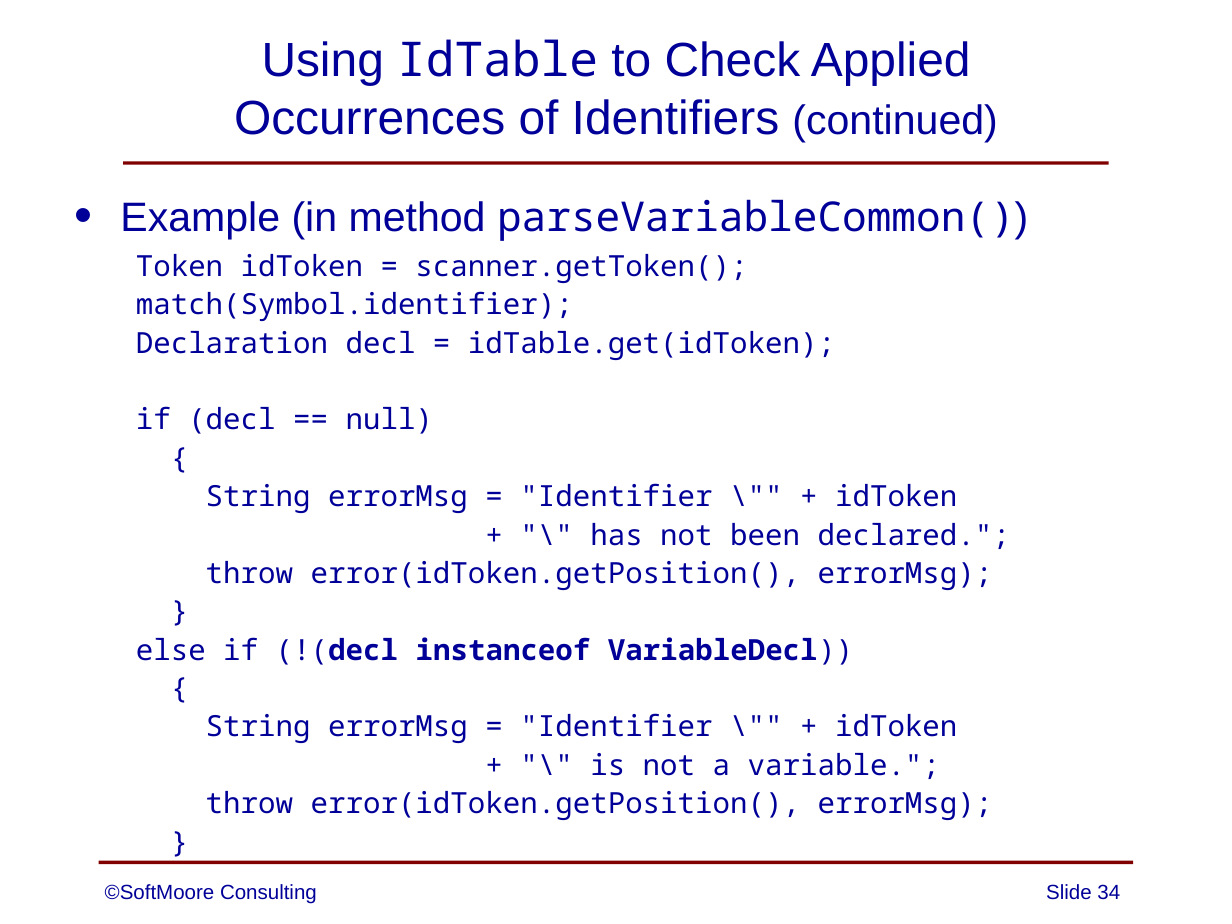
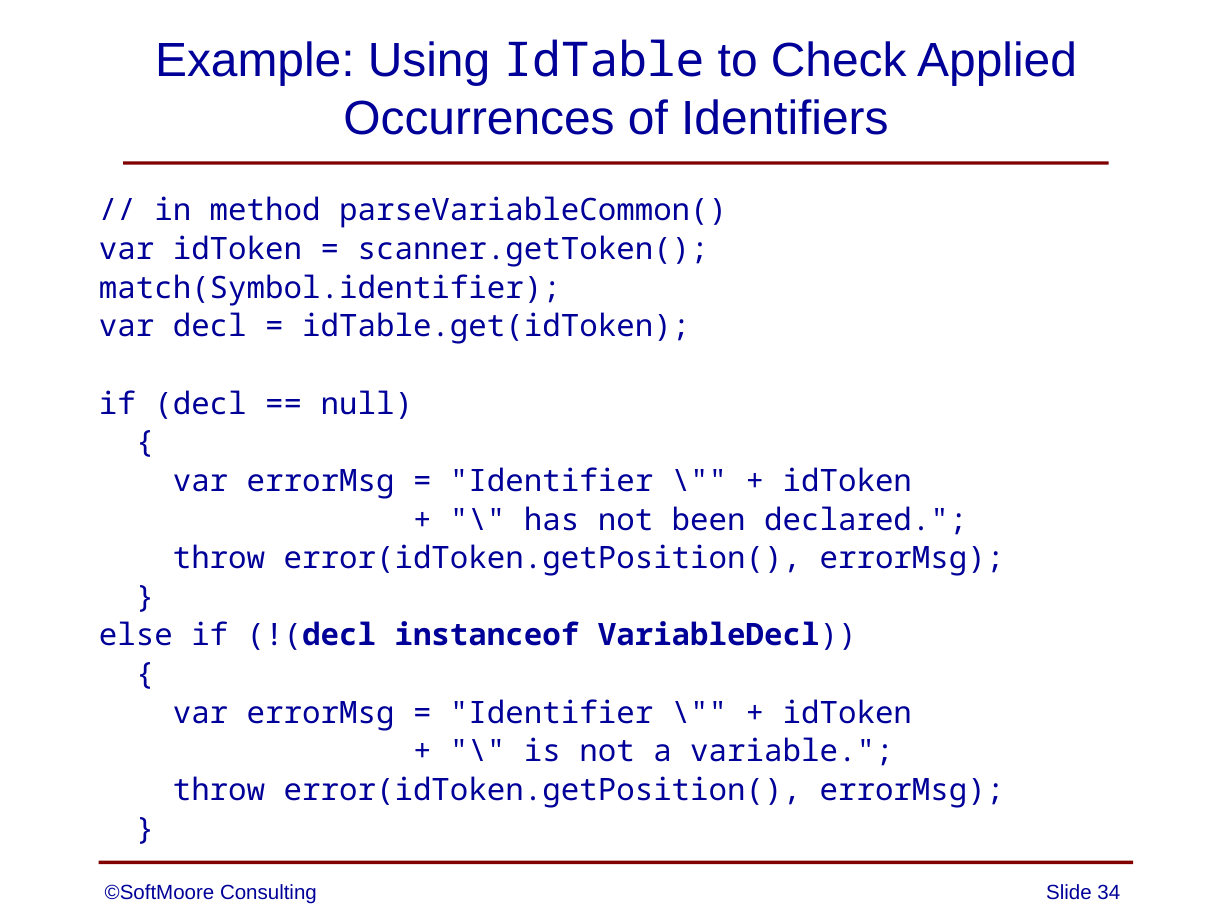
Before and after one commit to SoftMoore/CPRL-Java-3rd, a slide deck: slide 34 of PowerPoints/08 - Abstract Syntax Trees.pptx. Drawn at 1232x924 pixels with LibreOffice and Linux fonts; fonts in the diff are those of the drawing. Boxes give left, top, right and bottom in pixels: in the first picture for what was removed or moved away, otherwise in the second. Text is boxed around its words. In the diff, an @@ line names an element or a change of style, - is before the commit and + after.

```diff
--- a/PowerPoints/08 - Abstract Syntax Trees.pptx
+++ b/PowerPoints/08 - Abstract Syntax Trees.pptx
@@ title at box(155, 39, 1077, 135): text changed @@
-Using IdTable to Check Applied
-Occurrences of Identifiers (continued)
+Example: Using IdTable to Check Applied
+Occurrences of Identifiers
@@ text at box(99, 196, 727, 267): text changed; size 24 to 18 pt @@
-• Example (in method parseVariableCommon())
-  Token idToken = scanner.getToken();
+// in method parseVariableCommon()
+  var idToken = scanner.getToken();
@@ text at box(99, 274, 1005, 808): size 17 to 18 pt in "match(Symbol.identifier);", "if (decl == null)", "{", "+ "\" has not been declared.";" and 7 more places; indent changed; less space between paragraphs @@
@@ text at box(99, 312, 690, 344): text changed; size 17 to 18 pt @@
-  Declaration decl = idTable.get(idToken);
+  var decl = idTable.get(idToken);
@@ text at box(173, 467, 912, 499): text changed; size 17 to 18 pt @@
-  String errorMsg = "Identifier \"" + idToken
+  var errorMsg = "Identifier \"" + idToken
@@ text at box(173, 699, 912, 731): text changed; size 17 to 18 pt @@
-  String errorMsg = "Identifier \"" + idToken
+  var errorMsg = "Identifier \"" + idToken
```
Also in this commit, not shown: 13 other slides changed.
